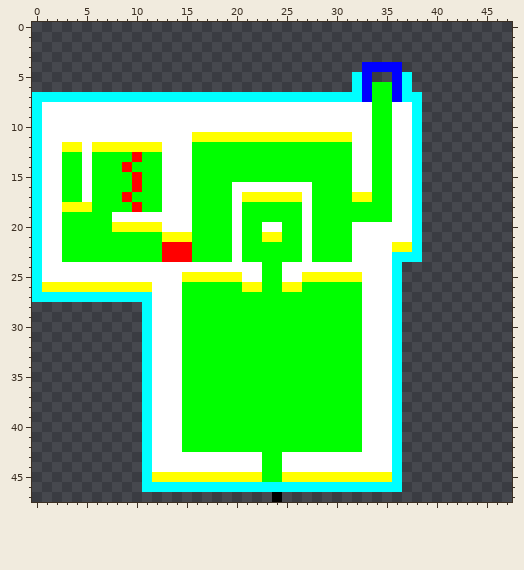
Two states of a pixel-art file, RDEngineContent/Aseprite/Level2.aseprite. The picture above is the old version.
48x48 pixels, 1 frame.
Now the later version:
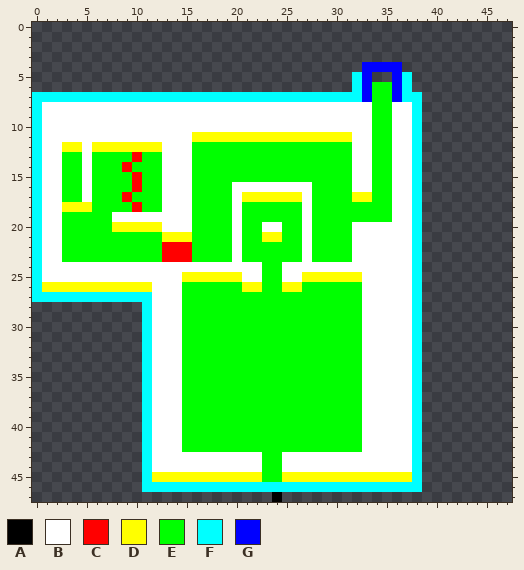
Palette (. is transparent): A #000000  B #ffffff  C #ff0000  D #ffff00  E #00ff00  F #00ffff  G #0000ff
Change:
{"where": "layer \"Layer\""}
{"y":22,"x":36,"old":"DD","new":"BB"}
{"y":23,"x":36,"old":"FF","new":"BB"}
{"y":24,"x":36,"old":"F..","new":"BBF"}
{"y":25,"x":36,"old":"F..","new":"BBF"}
{"y":26,"x":36,"old":"F..","new":"BBF"}
{"y":27,"x":36,"old":"F..","new":"BBF"}
{"y":28,"x":36,"old":"F..","new":"BBF"}
{"y":29,"x":36,"old":"F..","new":"BBF"}
{"y":30,"x":36,"old":"F..","new":"BBF"}
{"y":31,"x":36,"old":"F..","new":"BBF"}
{"y":32,"x":36,"old":"F..","new":"BBF"}
{"y":33,"x":36,"old":"F..","new":"BBF"}
{"y":34,"x":36,"old":"F..","new":"BBF"}
{"y":35,"x":36,"old":"F..","new":"BBF"}
{"y":36,"x":36,"old":"F..","new":"BBF"}
{"y":37,"x":36,"old":"F..","new":"BBF"}
{"y":38,"x":36,"old":"F..","new":"BBF"}
{"y":39,"x":36,"old":"F..","new":"BBF"}
{"y":40,"x":36,"old":"F..","new":"BBF"}
{"y":41,"x":36,"old":"F..","new":"BBF"}
{"y":42,"x":36,"old":"F..","new":"BBF"}
{"y":43,"x":36,"old":"F..","new":"BBF"}
{"y":44,"x":36,"old":"F..","new":"BBF"}
{"y":45,"x":36,"old":"F..","new":"DDF"}
{"y":46,"x":37,"old":"..","new":"FF"}
